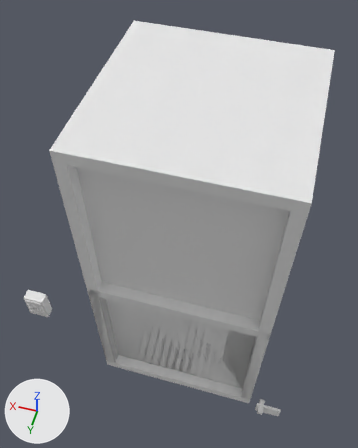
The Blender file res/assets/boxes/models/safe.blend, before and after one commit.
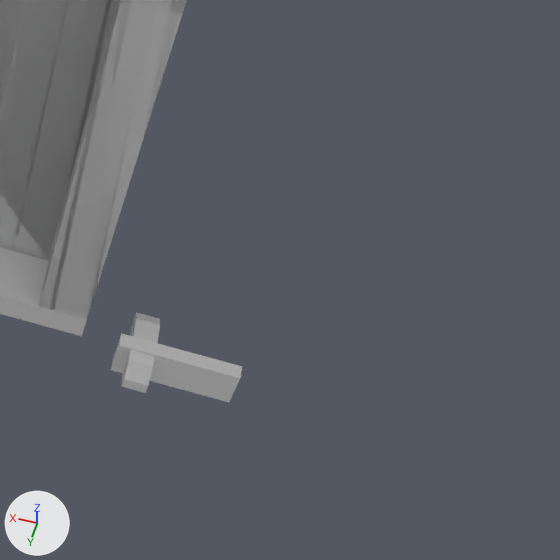
Each version is shown whole from a 50 mm lens placed at (2.2, 19.8, 52.9), pointed at (10.1, -8.5, 16.7), then close up on the part from 65% to 96% of the width and 75% to 100% of the height. Lighting does not change. The marker at lower left points along +X, +Y and +Z.

In view in the first close-up: 'ComboBack', 'Door_Small', 'Door_Tall', 'Safe_Base', 'Safe_Small', 'Safe_Tall', 'Wheel_Num', 'Wheel_Sides'.
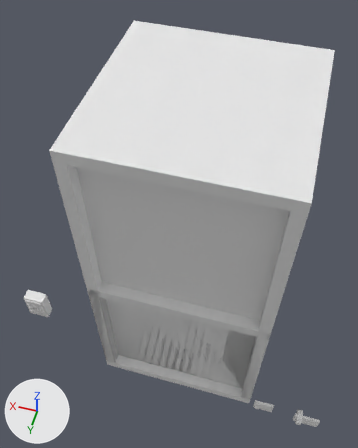
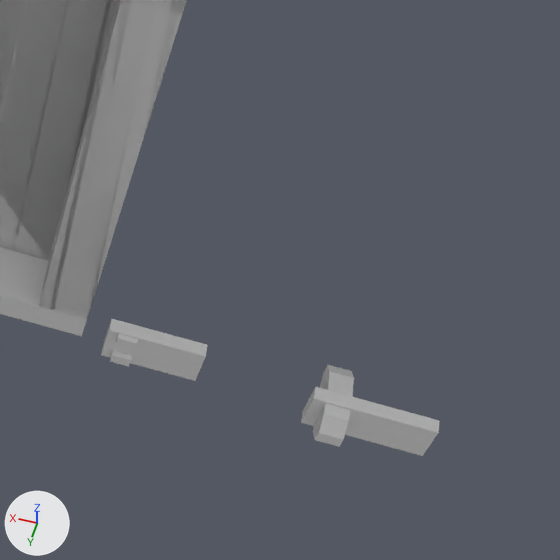
Where the newer file only moved an object's origin or applied its transform, the numbers keep the older frame.

What changed in the scene script:
```text
Change me_comboback:
    where me_comboback.from_pydata(...)  # 8 vertices, 5 faces; spans x -1.03..1.47, y 0.89..1.14, z -0.69..0.81
    used by ob_comboback; location = (-1.78, 1.14, -0.06); rotation_euler = (0.0, 0.0, 3.142), in degrees (0, 0, 180)
    me_comboback part 1: the whole mesh is scaled about its middle by (0.8, 1, 1), then moved by (-0.5, 0.25, 0.0)
Add me_combo_up:
    me_combo_up.from_pydata([(1.0, -0.88, -1.0), (1.0, -1.0, -1.0), (-1.0, -1.0, -1.0), (-1.0, -0.87, -1.0), (1.0, -0.88, 1.0), (1.0, -1.0, 1.0), (-1.0, -1.0, 1.0), (-1.0, -0.88, 1.0)], [], [(0, 1, 2, 3), (4, 7, 6, 5), (0, 4, 5, 1), (1, 5, 6, 2), (2, 6, 7, 3)])
    me_combo_up.materials.append(mat_material_004)  # its picture is missing
Add me_combo_down:
    me_combo_down.from_pydata([(1.0, -0.88, -1.0), (1.0, -1.0, -1.0), (-1.0, -1.0, -1.0), (-1.0, -0.87, -1.0), (1.0, -0.88, 1.0), (1.0, -1.0, 1.0), (-1.0, -1.0, 1.0), (-1.0, -0.88, 1.0)], [], [(0, 1, 2, 3), (4, 7, 6, 5), (0, 4, 5, 1), (1, 5, 6, 2), (2, 6, 7, 3)])
    me_combo_down.materials.append(mat_material_004)  # its picture is missing
Change ob_wheel_num:
    ob_wheel_num.location: (-1.25, 0.0, 0.0) -> (-5.25, 0.0, 0.0)
Change ob_wheel_sides:
    ob_wheel_sides.location: (-1.25, 0.0, 0.0) -> (-5.25, 0.0, 0.0)
Add ob_combobackorig:
    ob_combobackorig = bpy.data.objects.new('ComboBackOrig', me_comboback.copy())  # the mesh of ob_comboback
    ob_combobackorig.location = (-5.78, 1.14, -0.06)
    ob_combobackorig.rotation_euler = (0.0, 0.0, 3.142)  # degrees (0, 0, 180)
Add ob_combo_up:
    ob_combo_up = bpy.data.objects.new('Combo_up', me_combo_up)
    ob_combo_up.location = (-0.9, -0.9, 0.5)
    ob_combo_up.rotation_euler = (0.0, 0.0, 3.142)  # degrees (0, 0, 180)
    ob_combo_up.scale = (0.2, 1.0, 0.2)
Add ob_combo_down:
    ob_combo_down = bpy.data.objects.new('Combo_down', me_combo_down)
    ob_combo_down.location = (-0.9, -0.9, -0.5)
    ob_combo_down.rotation_euler = (0.0, 0.0, 3.142)  # degrees (0, 0, 180)
    ob_combo_down.scale = (0.2, 1.0, 0.2)
```

Changed parts and their boxes (x1, y1, x2, y2) in the close-ups (560 x 560 px):
'ComboBack', mesh rescaled (18% narrower, 10% shorter): before (111, 333, 242, 402); after (101, 319, 208, 381)
'ComboBackOrig', added: after (301, 387, 440, 456)
'Wheel_Num', moved: before (122, 313, 160, 393); after (315, 365, 354, 447)
'Wheel_Sides', moved: before (122, 314, 136, 384); after (313, 365, 329, 439)
'Combo_up', added: after (116, 334, 138, 350)
'Combo_down', added: after (110, 350, 132, 367)
